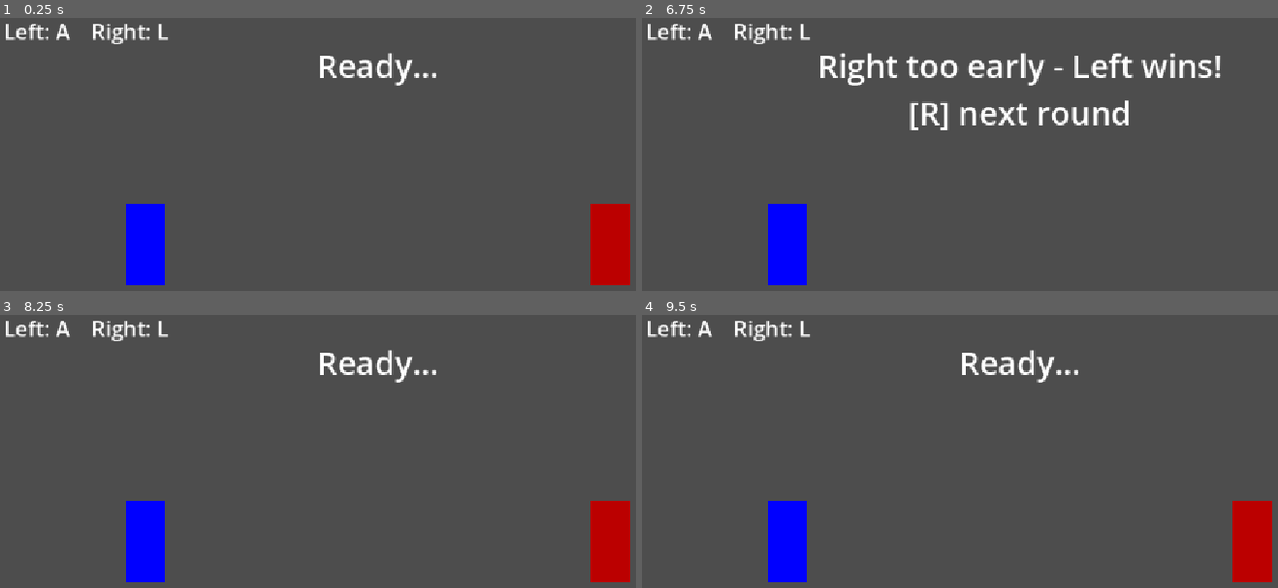
Above: before the commit, frames 1-4 (two rows, left to right).
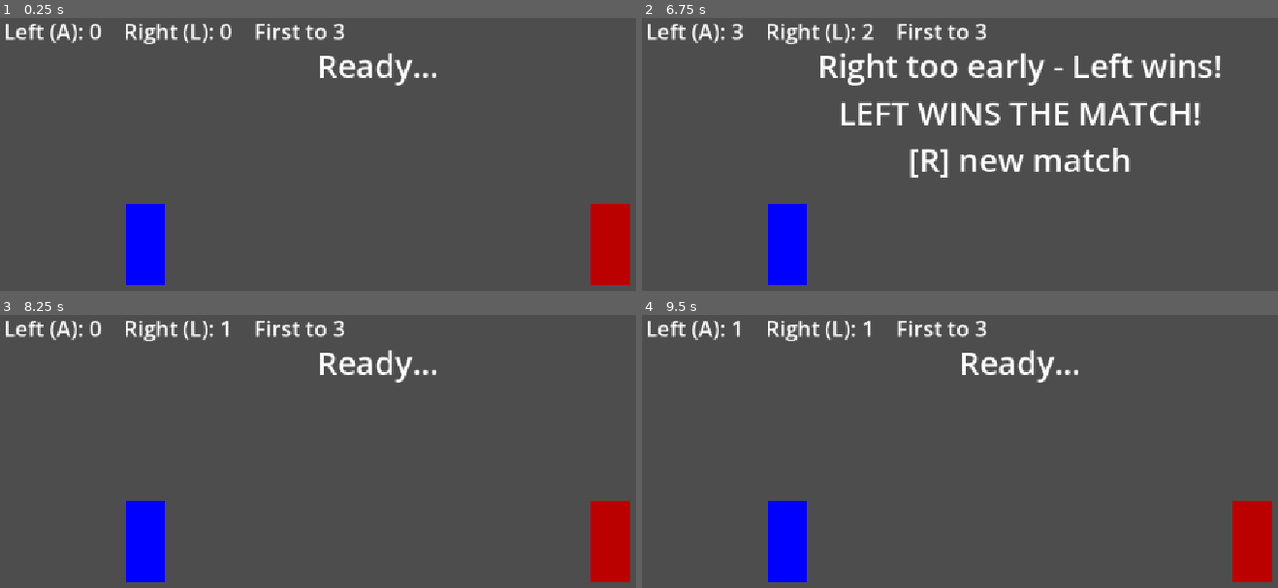
Above: after the commit, the same moments.

Repository: karolszwedo/last-draw
Game: Godot game, scene res://duel_2p.tscn
The game is run twice, just before and just after one commit, with the same random seed, the same clock (stepped at 60 frames per second) and the same inputs. This scene is started directly instead of the project's main scene.
Inputs:
- Up to frame 1 (0.25 s): no input
- Up to frame 2 (6.75 s): tap Enter at 0.5, 2, 3.5 s; tap R at 0.6, 1.35, 2.3, 2.85, 3.6, 4.55, 5.1, 5.85 s; tap Space at 0.77, 1.25, 1.52, 2.75, 3.02, 3.77, 4.25, 4.52, 6.02 s; hold A 1.28-2.03 s; tap L at 2.1, 4.35, 6.6 s; hold A 3.53-5.78 s
- Up to frame 3 (8.25 s): tap Space at 6.77, 7.52 s; tap R at 6.8, 7.35, 8.1 s; hold A from 8.03 s (still down)
- Up to frame 4 (9.5 s): keep holding A; tap L at 8.85 s; tap Space at 9.02 s; tap R at 9.05 s

The runs differ from the first frame. In frame 1, 1.3% of the frame differs, in the area x 7-55%, y 2-10%; in frame 2, 5.3%, in the area x 7-88%, y 2-59%; in frame 3, 1.3%; in frame 4, 1.2%.

Commit message:
Tryb 2 graczy: mecz do 3 wygranych; etap 3 gotowy
Co-Authored-By: Claude Opus 5.5 <noreply@anthropic.com>

Diff:
--- a/godot/duel_2p.gd
+++ b/godot/duel_2p.gd
@@ -1,4 +1,9 @@
 extends Node2D
+
+const WINS_NEEDED = 3
+
+static var left_score = 0
+static var right_score = 0
 
 var fire_time = 0
 var state = "ready"
@@ -6,7 +11,7 @@
 var right_pressed = false
 
 func _ready():
-	$Info.text = "Left: A    Right: L"
+	show_score()
 	$Message.text = "Ready..."
 	await get_tree().create_timer(randf_range(2.0, 6.0)).timeout
 	if state == "ready":
@@ -21,29 +26,46 @@
 		elif event.keycode == KEY_L:
 			right_pressed = true
 		elif event.keycode == KEY_R and state == "done":
+			if match_over():
+				left_score = 0
+				right_score = 0
 			get_tree().reload_current_scene()
 
 func _process(_delta):
 	if state == "ready":
 		if left_pressed and right_pressed:
-			end_round("Both too early!", null)
+			end_round("Both too early!", "")
 		elif left_pressed:
-			end_round("Left too early - Right wins!", $Left)
+			end_round("Left too early - Right wins!", "right")
 		elif right_pressed:
-			end_round("Right too early - Left wins!", $Right)
+			end_round("Right too early - Left wins!", "left")
 	elif state == "fire":
 		var reaction = (Time.get_ticks_msec() - fire_time) / 1000.0
 		if left_pressed and right_pressed:
-			end_round("Draw!", null)
+			end_round("Draw!", "")
 		elif left_pressed:
-			end_round("%.3f s - Left wins!" % reaction, $Right)
+			end_round("%.3f s - Left wins!" % reaction, "left")
 		elif right_pressed:
-			end_round("%.3f s - Right wins!" % reaction, $Left)
+			end_round("%.3f s - Right wins!" % reaction, "right")
 	left_pressed = false
 	right_pressed = false
 
-func end_round(text, loser):
+func end_round(text, winner):
 	state = "done"
-	$Message.text = text + "\n[R] next round"
-	if loser != null:
-		loser.hide()
+	if winner == "left":
+		left_score += 1
+		$Right.hide()
+	elif winner == "right":
+		right_score += 1
+		$Left.hide()
+	show_score()
+	if match_over():
+		$Message.text = text + "\n%s WINS THE MATCH!\n[R] new match" % winner.to_upper()
+	else:
+		$Message.text = text + "\n[R] next round"
+
+func match_over():
+	return left_score == WINS_NEEDED or right_score == WINS_NEEDED
+
+func show_score():
+	$Info.text = "Left (A): %d    Right (L): %d    First to %d" % [left_score, right_score, WINS_NEEDED]
Not shown, changed: PLAN.md
